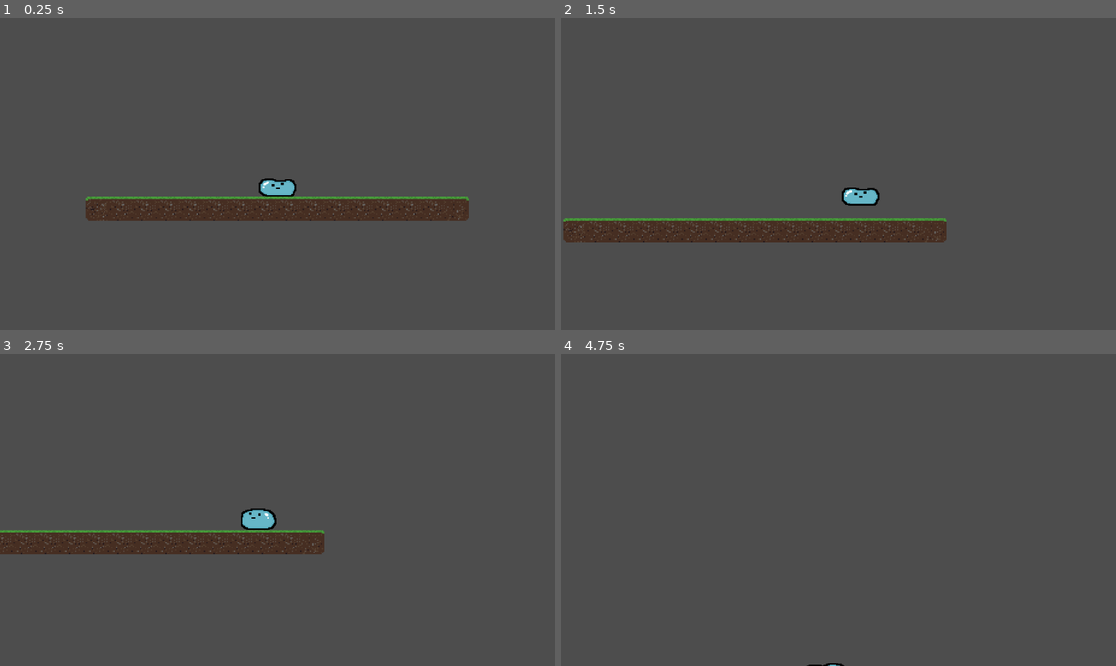
Above: before the commit, frames 1-4 (two rows, left to right).
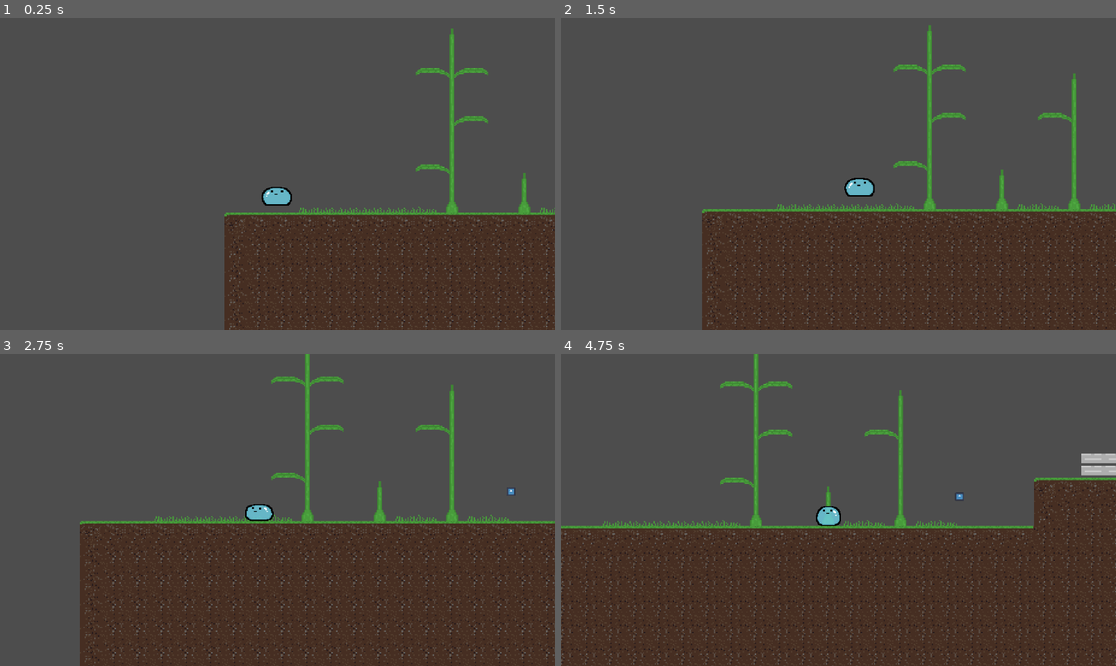
Above: after the commit, the same moments.

Repository: Ball-Tigers/Sutra
Game: Godot game, scene res://scenes/Level0.tscn
Two runs of this game, one before a commit and one after it. Both use one fixed random seed, a clock stepped at 60 frames per second and the inputs below. Before the commit the project starts from res://scenes/Test.tscn. The engine's default icon, where the game draws it, is replaced by a stand-in: a white triangle on a blue panel in a dark square.
Inputs:
- Up to frame 1 (0.25 s): no input
- Up to frame 2 (1.5 s): hold D (right) from 0.53 s (still down); tap Space (jump) at 0.6, 0.77, 1.07, 1.35 s
- Up to frame 3 (2.75 s): tap Space (jump) at 1.52, 1.82, 2.1 s; release D (right) at 2.03 s; hold A (left) from 2.03 s (still down)
- Up to frame 4 (4.75 s): release A (left) at 2.78 s; hold D (right) 2.78-4.28 s; tap Space (jump) at 2.85, 3.02, 3.32, 3.6, 3.77, 4.07, 4.35, 4.52 s; hold A (left) from 4.28 s (still down)

The runs differ from the first frame. In frame 1, 26% of the frame differs, in the area x 15-100%, y 3-100%; in frame 2, 29%; in frame 3, 38%; in frame 4, 47%, in the area x 0-100%, y 0-100%.

Commit message:
animations added

Diff:
--- a/project.godot
+++ b/project.godot
@@ -11,7 +11,7 @@
 [application]
 
 config/name="Sutra"
-run/main_scene="res://scenes/Test.tscn"
+run/main_scene="res://scenes/Level0.tscn"
 config/features=PackedStringArray("4.3", "Forward Plus")
 config/icon="res://icon.svg"
 
@@ -25,16 +25,6 @@
 "deadzone": 0.5,
 "events": [Object(InputEventKey,"resource_local_to_scene":false,"resource_name":"","device":-1,"window_id":0,"alt_press …(191 unchanged characters)…
 , Object(InputEventKey,"resource_local_to_scene":false,"resource_name":"","device":-1,"window_id":0,"alt_pressed":false …(183 unchanged characters)…
-]
-}
-walkLeft={
-"deadzone": 0.5,
-"events": [Object(InputEventKey,"resource_local_to_scene":false,"resource_name":"","device":-1,"window_id":0,"alt_pressed":false,"shift_pressed":false,"ctrl_pressed":false,"meta_pressed":false,"pressed":false,"keycode":0,"physical_keycode":65,"key_label":0,"unicode":97,"location":0,"echo":false,"script":null)
-]
-}
-walkRight={
-"deadzone": 0.5,
-"events": [Object(InputEventKey,"resource_local_to_scene":false,"resource_name":"","device":-1,"window_id":0,"alt_pressed":false,"shift_pressed":false,"ctrl_pressed":false,"meta_pressed":false,"pressed":false,"keycode":0,"physical_keycode":68,"key_label":0,"unicode":100,"location":0,"echo":false,"script":null)
 ]
 }
 left={
--- a/scenes/TutLevel.tscn
+++ b/scenes/Level0.tscn
@@ -10,13 +10,10 @@
 texture_filter = 1
 position = Vector2(-1649, 11)
 tile_map_data = PackedByteArray("AAAAAAAAAQAAAAQAAAAAAAEAAQAAAAUAAAAAAAIAAQAAAAUAAAAAAAMAAQAAAAUAAAABAAAAAQABAAQAAAACAA …(276048 unchanged characters)…
-tile_set = ExtResource("1_fwe8o")
+tile_set = ExtResource("1_1otm7")
 
-[node name="Player" parent="." instance=ExtResource("2_nok48")]
+[node name="Player" parent="." instance=ExtResource("2_1ac02")]
 position = Vector2(-1603, -31)
 
-[node name="Area2D" parent="." instance=ExtResource("3_c4wv1")]
+[node name="Area2D" parent="." instance=ExtResource("3_5k28y")]
 position = Vector2(-1290, -13)
-
-[connection signal="body_shape_entered" from="Area2D" to="Player" method="_on_area_2d_body_shape_entered"]
-[connection signal="body_shape_exited" from="Area2D" to="Player" method="_on_area_2d_body_shape_exited"]
--- a/scenes/Player.tscn
+++ b/scenes/Player.tscn
@@ -1,7 +1,8 @@
-[gd_scene load_steps=26 format=3 uid="uid://bakg11xxg85vs"]
+[gd_scene load_steps=62 format=3 uid="uid://bakg11xxg85vs"]
 
 [ext_resource type="Texture2D" uid="uid://brjkp83hxfmw3" path="res://assets/sprites/water.png" id="1_dqkmd"]
 [ext_resource type="Script" path="res://scripts/player_movement/player.gd" id="1_hl5j7"]
+[ext_resource type="Texture2D" uid="uid://cje6y2panxoyr" path="res://assets/sprites/water_sprite_sheet.png" id="2_286wt"]
 [ext_resource type="Script" path="res://scripts/player_movement/state_machine.gd" id="2_e748f"]
 [ext_resource type="Script" path="res://scripts/player_movement/idle.gd" id="3_dcxid"]
 [ext_resource type="Script" path="res://scripts/player_movement/fall.gd" id="4_1nxp3"]
@@ -9,6 +10,22 @@
 [ext_resource type="Script" path="res://scripts/player_movement/jump.gd" id="6_hlxcl"]
 [ext_resource type="Script" path="res://scripts/player_movement/duplicate.gd" id="7_jtmji"]
 
+[sub_resource type="AtlasTexture" id="AtlasTexture_kihbc"]
+atlas = ExtResource("2_286wt")
+region = Rect2(400, 100, 50, 50)
+
+[sub_resource type="AtlasTexture" id="AtlasTexture_ofobr"]
+atlas = ExtResource("2_286wt")
+region = Rect2(450, 100, 50, 50)
+
+[sub_resource type="AtlasTexture" id="AtlasTexture_jopvq"]
+atlas = ExtResource("2_286wt")
+region = Rect2(500, 100, 50, 50)
+
+[sub_resource type="AtlasTexture" id="AtlasTexture_p0i77"]
+atlas = ExtResource("2_286wt")
+region = Rect2(550, 100, 50, 50)
+
 [sub_resource type="AtlasTexture" id="AtlasTexture_4wasv"]
 atlas = ExtResource("1_dqkmd")
 region = Rect2(0, 0, 50, 50)
@@ -45,6 +62,106 @@
 atlas = ExtResource("1_dqkmd")
 region = Rect2(400, 0, 50, 50)
 
+[sub_resource type="AtlasTexture" id="AtlasTexture_v1edc"]
+atlas = ExtResource("2_286wt")
+region = Rect2(0, 0, 50, 50)
+
+[sub_resource type="AtlasTexture" id="AtlasTexture_3iy4n"]
+atlas = ExtResource("2_286wt")
+region = Rect2(50, 0, 50, 50)
+
+[sub_resource type="AtlasTexture" id="AtlasTexture_ur5fw"]
+atlas = ExtResource("2_286wt")
+region = Rect2(100, 0, 50, 50)
+
+[sub_resource type="AtlasTexture" id="AtlasTexture_tk2vy"]
+atlas = ExtResource("2_286wt")
+region = Rect2(150, 0, 50, 50)
+
+[sub_resource type="AtlasTexture" id="AtlasTexture_r6mle"]
+atlas = ExtResource("2_286wt")
+region = Rect2(200, 0, 50, 50)
+
+[sub_resource type="AtlasTexture" id="AtlasTexture_pwhg2"]
+atlas = ExtResource("2_286wt")
+region = Rect2(250, 0, 50, 50)
+
+[sub_resource type="AtlasTexture" id="AtlasTexture_pxb2e"]
+atlas = ExtResource("2_286wt")
+region = Rect2(300, 0, 50, 50)
+
+[sub_resource type="AtlasTexture" id="AtlasTexture_t1ym7"]
+atlas = ExtResource("2_286wt")
+region = Rect2(350, 0, 50, 50)
+
+[sub_resource type="AtlasTexture" id="AtlasTexture_xhr67"]
+atlas = ExtResource("2_286wt")
+region = Rect2(400, 0, 50, 50)
+
+[sub_resource type="AtlasTexture" id="AtlasTexture_bxbx8"]
+atlas = ExtResource("2_286wt")
+region = Rect2(150, 100, 50, 50)
+
+[sub_resource type="AtlasTexture" id="AtlasTexture_6qfbp"]
+atlas = ExtResource("2_286wt")
+region = Rect2(200, 100, 50, 50)
+
+[sub_resource type="AtlasTexture" id="AtlasTexture_vfwgc"]
+atlas = ExtResource("2_286wt")
+region = Rect2(250, 100, 50, 50)
+
+[sub_resource type="AtlasTexture" id="AtlasTexture_gleva"]
+atlas = ExtResource("2_286wt")
+region = Rect2(300, 100, 50, 50)
+
+[sub_resource type="AtlasTexture" id="AtlasTexture_emjwb"]
+atlas = ExtResource("2_286wt")
+region = Rect2(350, 100, 50, 50)
+
+[sub_resource type="AtlasTexture" id="AtlasTexture_cnfku"]
+atlas = ExtResource("2_286wt")
+region = Rect2(0, 150, 50, 50)
+
+[sub_resource type="AtlasTexture" id="AtlasTexture_ukbmw"]
+atlas = ExtResource("2_286wt")
+region = Rect2(50, 150, 50, 50)
+
+[sub_resource type="AtlasTexture" id="AtlasTexture_tvf4x"]
+atlas = ExtResource("2_286wt")
+region = Rect2(100, 150, 50, 50)
+
+[sub_resource type="AtlasTexture" id="AtlasTexture_tvoce"]
+atlas = ExtResource("2_286wt")
+region = Rect2(150, 150, 50, 50)
+
+[sub_resource type="AtlasTexture" id="AtlasTexture_xppta"]
+atlas = ExtResource("2_286wt")
+region = Rect2(200, 150, 50, 50)
+
+[sub_resource type="AtlasTexture" id="AtlasTexture_qimn6"]
+atlas = ExtResource("2_286wt")
+region = Rect2(250, 150, 50, 50)
+
+[sub_resource type="AtlasTexture" id="AtlasTexture_o2c73"]
+atlas = ExtResource("2_286wt")
+region = Rect2(300, 150, 50, 50)
+
+[sub_resource type="AtlasTexture" id="AtlasTexture_j117o"]
+atlas = ExtResource("2_286wt")
+region = Rect2(350, 150, 50, 50)
+
+[sub_resource type="AtlasTexture" id="AtlasTexture_d424m"]
+atlas = ExtResource("2_286wt")
+region = Rect2(400, 150, 50, 50)
+
+[sub_resource type="AtlasTexture" id="AtlasTexture_qncid"]
+atlas = ExtResource("2_286wt")
+region = Rect2(450, 150, 50, 50)
+
+[sub_resource type="AtlasTexture" id="AtlasTexture_u81ni"]
+atlas = ExtResource("2_286wt")
+region = Rect2(500, 150, 50, 50)
+
 [sub_resource type="AtlasTexture" id="AtlasTexture_w8qbq"]
 atlas = ExtResource("1_dqkmd")
 region = Rect2(0, 50, 50, 50)
@@ -67,12 +184,53 @@
 
 [sub_resource type="AtlasTexture" id="AtlasTexture_hnjl4"]
 atlas = ExtResource("1_dqkmd")
+region = Rect2(250, 50, 50, 50)
+
+[sub_resource type="AtlasTexture" id="AtlasTexture_jxmf7"]
+atlas = ExtResource("2_286wt")
+region = Rect2(0, 50, 50, 50)
+
+[sub_resource type="AtlasTexture" id="AtlasTexture_y4dx8"]
+atlas = ExtResource("2_286wt")
+region = Rect2(50, 50, 50, 50)
+
+[sub_resource type="AtlasTexture" id="AtlasTexture_dobj8"]
+atlas = ExtResource("2_286wt")
+region = Rect2(100, 50, 50, 50)
+
+[sub_resource type="AtlasTexture" id="AtlasTexture_t678j"]
+atlas = ExtResource("2_286wt")
+region = Rect2(150, 50, 50, 50)
+
+[sub_resource type="AtlasTexture" id="AtlasTexture_0kvid"]
+atlas = ExtResource("2_286wt")
+region = Rect2(200, 50, 50, 50)
+
+[sub_resource type="AtlasTexture" id="AtlasTexture_5drf5"]
+atlas = ExtResource("2_286wt")
 region = Rect2(250, 50, 50, 50)
 
 [sub_resource type="SpriteFrames" id="SpriteFrames_4vbo1"]
 animations = [{
 "frames": [{
 "duration": 1.0,
+"texture": SubResource("AtlasTexture_kihbc")
+}, {
+"duration": 1.0,
+"texture": SubResource("AtlasTexture_ofobr")
+}, {
+"duration": 1.0,
+"texture": SubResource("AtlasTexture_jopvq")
+}, {
+"duration": 999.0,
+"texture": SubResource("AtlasTexture_p0i77")
+}],
+"loop": true,
+"name": &"fall",
+"speed": 10.0
+}, {
+"frames": [{
+"duration": 1.0,
 "texture": SubResource("AtlasTexture_4wasv")
 }, {
 "duration": 1.0,
@@ -98,6 +256,33 @@
 }, {
 "duration": 1.0,
 "texture": SubResource("AtlasTexture_5dagc")
+}, {
+"duration": 1.0,
+"texture": SubResource("AtlasTexture_v1edc")
+}, {
+"duration": 1.0,
+"texture": SubResource("AtlasTexture_3iy4n")
+}, {
+"duration": 1.0,
+"texture": SubResource("AtlasTexture_ur5fw")
+}, {
+"duration": 1.0,
+"texture": SubResource("AtlasTexture_tk2vy")
+}, {
+"duration": 1.0,
+"texture": SubResource("AtlasTexture_r6mle")
+}, {
+"duration": 1.0,
+"texture": SubResource("AtlasTexture_pwhg2")
+}, {
+"duration": 1.0,
+"texture": SubResource("AtlasTexture_pxb2e")
+}, {
+"duration": 1.0,
+"texture": SubResource("AtlasTexture_t1ym7")
+}, {
+"duration": 1.0,
+"texture": SubResource("AtlasTexture_xhr67")
 }],
 "loop": true,
 "name": &"idle",
@@ -105,6 +290,64 @@
 }, {
 "frames": [{
 "duration": 1.0,
+"texture": SubResource("AtlasTexture_bxbx8")
+}, {
+"duration": 1.0,
+"texture": SubResource("AtlasTexture_6qfbp")
+}, {
+"duration": 1.0,
+"texture": SubResource("AtlasTexture_vfwgc")
+}, {
+"duration": 1.0,
+"texture": SubResource("AtlasTexture_gleva")
+}, {
+"duration": 999.0,
+"texture": SubResource("AtlasTexture_emjwb")
+}],
+"loop": true,
+"name": &"jump",
+"speed": 30.0
+}, {
+"frames": [{
+"duration": 1.0,
+"texture": SubResource("AtlasTexture_cnfku")
+}, {
+"duration": 1.0,
+"texture": SubResource("AtlasTexture_ukbmw")
+}, {
+"duration": 1.0,
+"texture": SubResource("AtlasTexture_tvf4x")
+}, {
+"duration": 1.0,
+"texture": SubResource("AtlasTexture_tvoce")
+}, {
+"duration": 1.0,
+"texture": SubResource("AtlasTexture_xppta")
+}, {
+"duration": 1.0,
+"texture": SubResource("AtlasTexture_qimn6")
+}, {
+"duration": 1.0,
+"texture": SubResource("AtlasTexture_o2c73")
+}, {
+"duration": 1.0,
+"texture": SubResource("AtlasTexture_j117o")
+}, {
+"duration": 1.0,
+"texture": SubResource("AtlasTexture_d424m")
+}, {
+"duration": 1.0,
+"texture": SubResource("AtlasTexture_qncid")
+}, {
+"duration": 1.0,
+"texture": SubResource("AtlasTexture_u81ni")
+}],
+"loop": true,
+"name": &"push",
+"speed": 5.0
+}, {
+"frames": [{
+"duration": 1.0,
 "texture": SubResource("AtlasTexture_w8qbq")
 }, {
 "duration": 1.0,
@@ -121,6 +364,24 @@
 }, {
 "duration": 1.0,
 "texture": SubResource("AtlasTexture_hnjl4")
+}, {
+"duration": 1.0,
+"texture": SubResource("AtlasTexture_jxmf7")
+}, {
+"duration": 1.0,
+"texture": SubResource("AtlasTexture_y4dx8")
+}, {
+"duration": 1.0,
+"texture": SubResource("AtlasTexture_dobj8")
+}, {
+"duration": 1.0,
+"texture": SubResource("AtlasTexture_t678j")
+}, {
+"duration": 1.0,
+"texture": SubResource("AtlasTexture_0kvid")
+}, {
+"duration": 1.0,
+"texture": SubResource("AtlasTexture_5drf5")
 }],
 "loop": true,
 "name": &"walk",
@@ -128,21 +389,21 @@
 }]
 
 [sub_resource type="RectangleShape2D" id="RectangleShape2D_0ibw2"]
-size = Vector2(21, 18)
+size = Vector2(18, 15)
 
 [node name="Player" type="CharacterBody2D"]
+position = Vector2(1, 0)
 script = ExtResource("1_hl5j7")
 
 [node name="AnimatedSprite2D" type="AnimatedSprite2D" parent="."]
 position = Vector2(-1, -5.5)
-scale = Vector2(0.76, 0.66)
+scale = Vector2(0.6, 0.521)
 sprite_frames = SubResource("SpriteFrames_4vbo1")
-animation = &"idle"
+animation = &"jump"
 autoplay = "idle"
-frame_progress = 0.789001
 
 [node name="CollisionShape2D" type="CollisionShape2D" parent="."]
-position = Vector2(-1.5, 1)
+position = Vector2(-1, 0)
 shape = SubResource("RectangleShape2D_0ibw2")
 
 [node name="StateMachine" type="Node" parent="." node_paths=PackedStringArray("starting_state")]
@@ -161,7 +422,7 @@
 script = ExtResource("4_1nxp3")
 idle_state = NodePath("../Idle")
 walk_state = NodePath("../Walk")
-animation_name = "idle"
+animation_name = "fall"
 
 [node name="Walk" type="Node" parent="StateMachine" node_paths=PackedStringArray("fall_state", "idle_state", "jump_state", "duplicate_state")]
 script = ExtResource("5_filj6")
@@ -175,7 +436,7 @@
 script = ExtResource("6_hlxcl")
 fall_state = NodePath("../Fall")
 duplicate_state = NodePath("../Duplicate")
-animation_name = "idle"
+animation_name = "jump"
 
 [node name="Duplicate" type="Node" parent="StateMachine" node_paths=PackedStringArray("fall_state")]
 script = ExtResource("7_jtmji")
@@ -183,7 +444,7 @@
 animation_name = "idle"
 
 [node name="Camera2D" type="Camera2D" parent="."]
-position = Vector2(0, -4)
+position = Vector2(-1, 0)
 zoom = Vector2(2.5, 2.5)
 process_callback = 0
 position_smoothing_enabled = true
--- a/scripts/player_movement/player.gd
+++ b/scripts/player_movement/player.gd
@@ -5,6 +5,7 @@
 @onready var state_machine = $StateMachine
 
 @export var player_size = 1
+@export var size_scaling = 0.5
 @export var max_player_size = 5
 
 func _ready() -> void:
@@ -21,12 +22,12 @@
 
 func grow() -> void:
 	if player_size < max_player_size:
-		player_size += 1
+		player_size += size_scaling
 	self.scale.x = player_size
 	self.scale.y = player_size
 
 func shrink() -> void:
-	if player_size > 1:
-		player_size -= 1
+	if player_size > size_scaling:
+		player_size -= size_scaling
 	self.scale.x = player_size
 	self.scale.y = player_size
Not shown: 1 places in scenes/Level0.tscn that only renumber resources
Renamed: scenes/Level.tscn -> scenes/Level1.tscn
Not shown: 1 places in scenes/Test.tscn that only renumber resources
